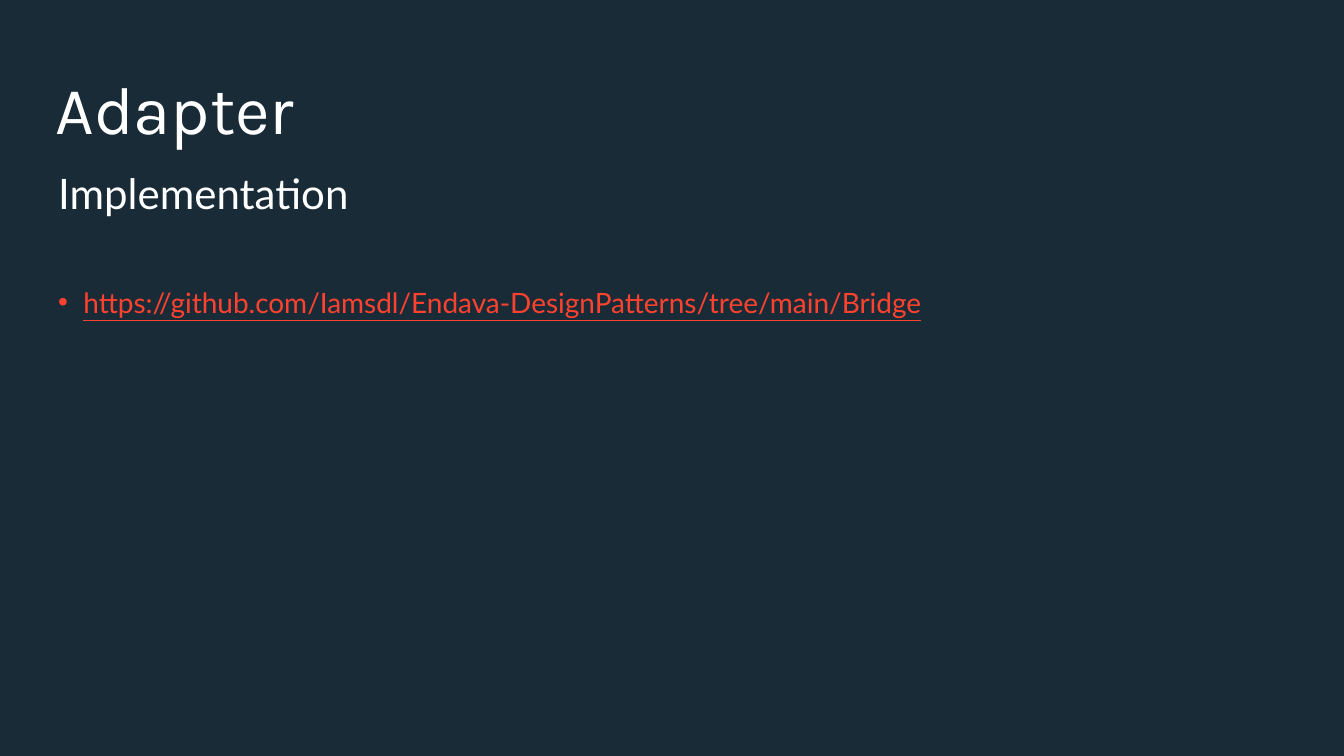
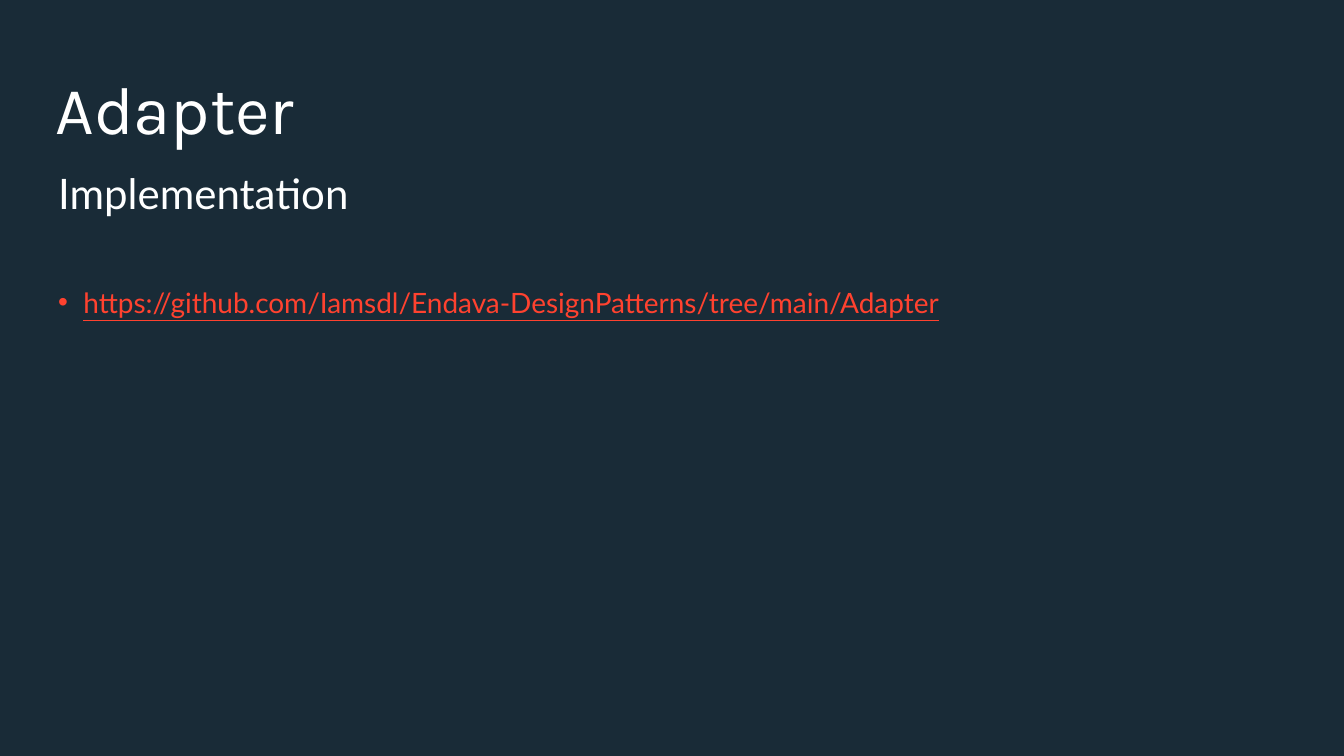
Before and after one commit to Iamsdl/Endava-DesignPatterns, a slide deck: slide 13 of PPT/Back to the basics, explaining design patterns with real life examples - Adapter & State.pptx. Drawn at 1344x756 pixels with LibreOffice and Linux fonts; fonts in the diff are those of the drawing; background and template pictures are left out. Boxes give left, top, right and bottom in pixels: in the first picture for what was removed or moved away, otherwise in the second. Text is boxed around its words. In the diff, an @@ line names an element or a change of style, - is before the commit and + after.

Commit message:
Adapter + some State

```diff
--- a/PPT/Back to the basics, explaining design patterns with real life examples - Adapter & State.pptx
+++ b/PPT/Back to the basics, explaining design patterns with real life examples - Adapter & State.pptx
@@ text at bbox=[83, 292, 938, 318]: text changed @@
-• https://github.com/Iamsdl/Endava-DesignPatterns/tree/main/Bridge
+• https://github.com/Iamsdl/Endava-DesignPatterns/tree/main/Adapter
```
Also in this commit, not shown: 3 other slides changed, 10 other files.
